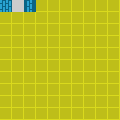
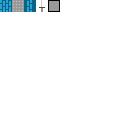
Layers edited between the first and the second 120x120 image:
painted on "Sprites" over bbox(12, 0, 60, 12)
hid "Background" over bbox(0, 0, 120, 120)
